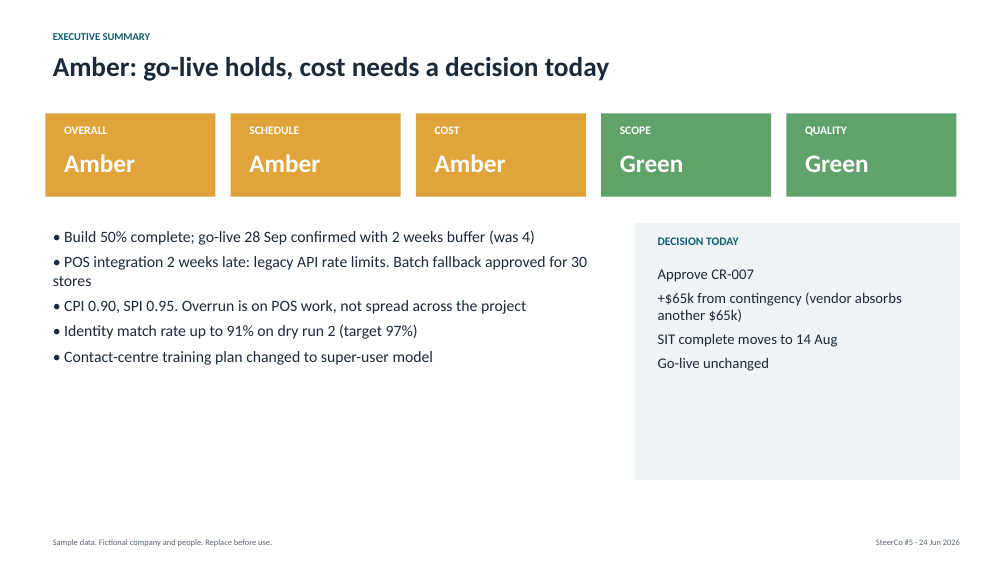
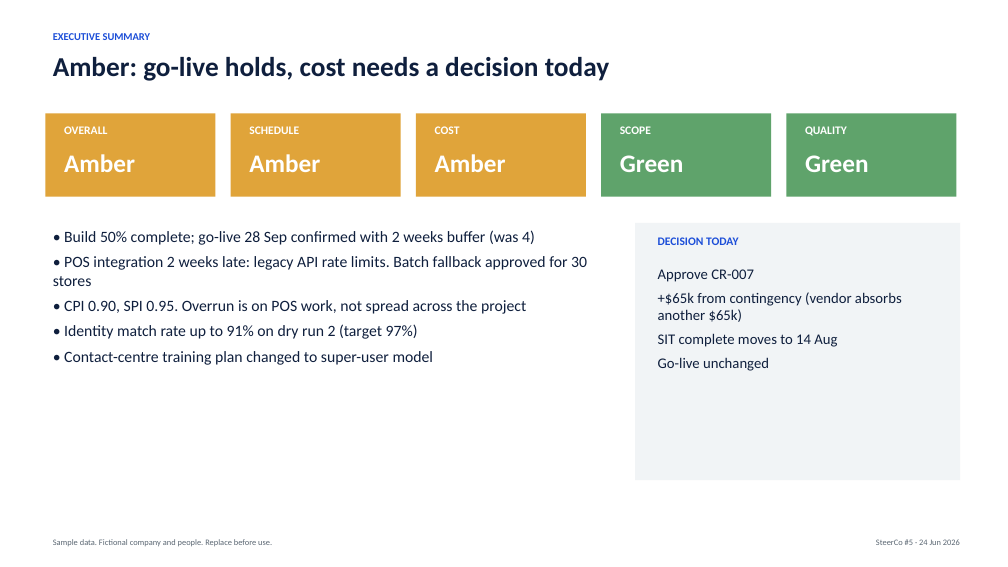
Before and after one commit to sarathms-619/ms-pmtoolkit, a slide deck: slide 2 of frontend/files/steering-committee-deck.pptx. Drawn at 1008x567 pixels with LibreOffice and Linux fonts; fonts in the diff are those of the drawing. Boxes give left, top, right and bottom in pixels: in the first picture for what was removed or moved away, otherwise in the second. Text is boxed around its words. In the diff, an @@ line names an element or a change of style, - is before the commit and + after.

```diff
--- a/frontend/files/steering-committee-deck.pptx
+++ b/frontend/files/steering-committee-deck.pptx
@@ text "EXECUTIVE SUMMARY" at [53,33,151,40]: text colour #0F5E6E to #1C4ED8 @@
@@ text "DECISION TODAY" at [658,237,738,245]: text colour #0F5E6E to #1C4ED8 @@
```
Also in this commit, not shown: 6 other slides changed, 34 other files.
